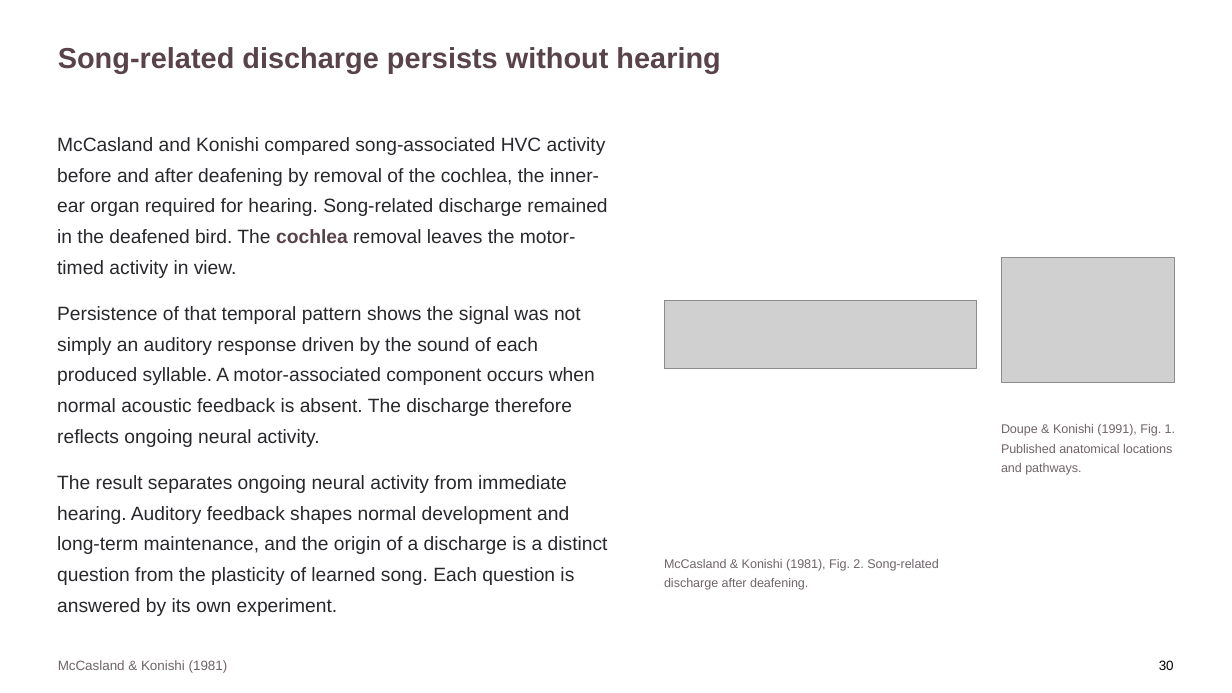
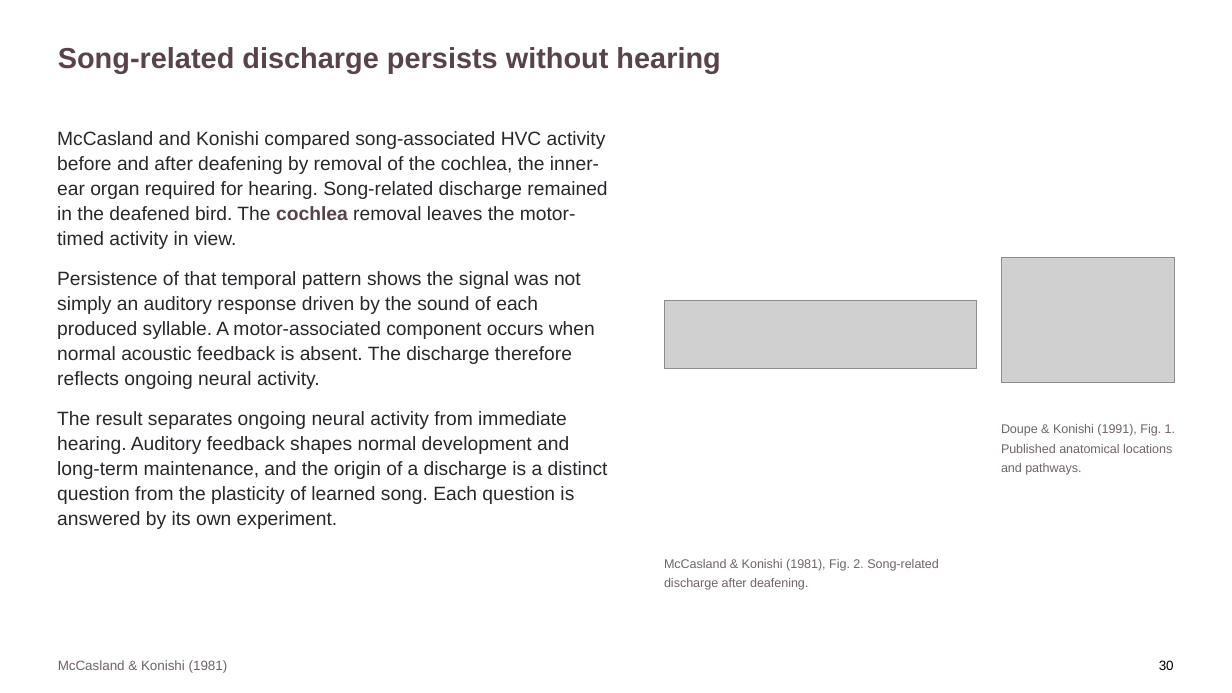
Before and after one commit to jordanxxlopez/NEUROETHOLOGY, a slide deck: slide 39 of scaffolded/Neuroethology_Lecture33_FA2026_SCAFFOLDED.pptx. Drawn at 1232x693 pixels with LibreOffice and Linux fonts; fonts in the diff are those of the drawing; grey boxes stand for pictures. Boxes give left, top, right and bottom in pixels: in the first picture for what was removed or moved away, otherwise in the second. Text is boxed around its words. In the diff, an @@ line names an element or a change of style, - is before the commit and + after.

```diff
--- a/scaffolded/Neuroethology_Lecture33_FA2026_SCAFFOLDED.pptx
+++ b/scaffolded/Neuroethology_Lecture33_FA2026_SCAFFOLDED.pptx
@@ text "McCasland and Konishi compared song-associated ..." at (57,131,608,529): line spacing 1.33 to 1.08 @@
```
Also in this commit, not shown: 57 other slides changed, 12 other files.
